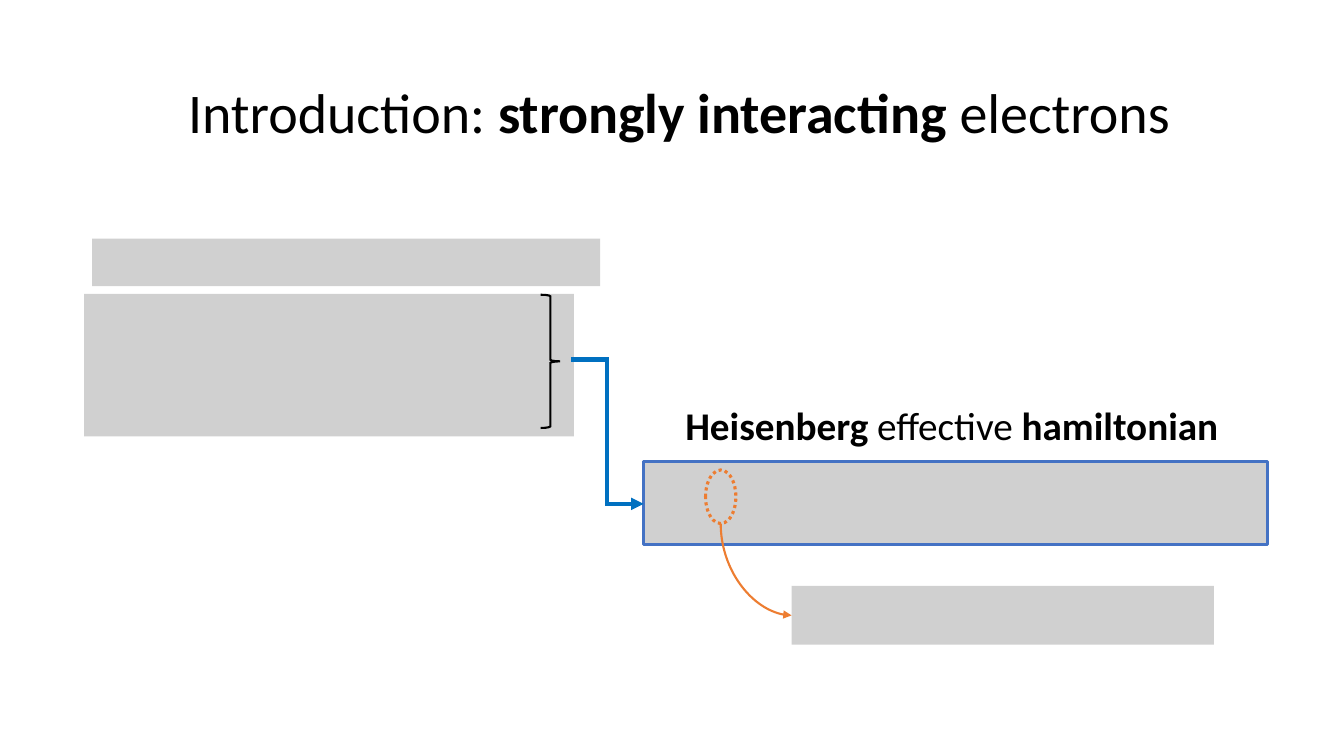
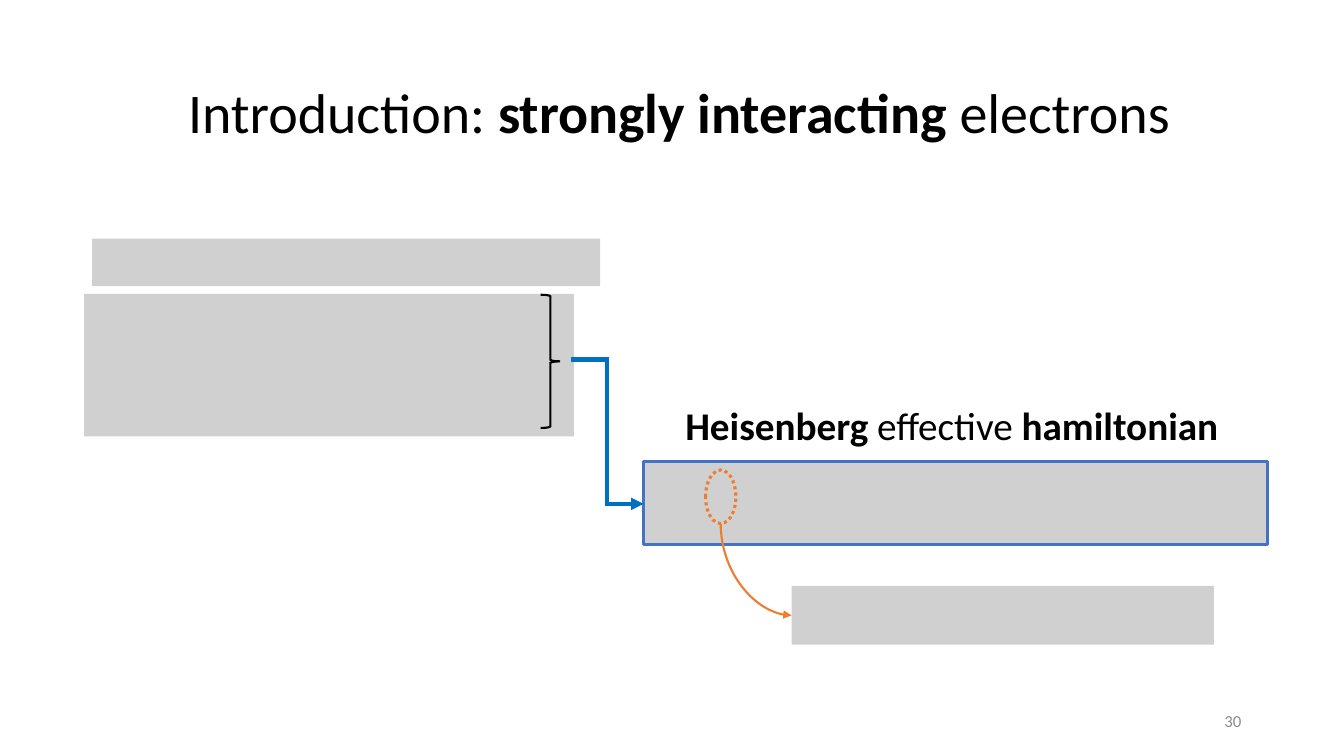
Before and after one commit to davidebernocco/Manybody_physics_project, a slide deck: slide 30 of Ladder_Heisemberg_presentation.pptx (slide 4 before the commit). Drawn at 1344x756 pixels with LibreOffice and Linux fonts; fonts in the diff are those of the drawing; grey boxes stand for pictures. Boxes give left, top, right and bottom in pixels: in the first picture for what was removed or moved away, otherwise in the second. Text is boxed around its words. In the diff, an @@ line names an element or a change of style, - is before the commit and + after.

```diff
--- a/Ladder_Heisemberg_presentation.pptx
+++ b/Ladder_Heisemberg_presentation.pptx
@@ page number added at (1224,716,1241,727), 12 pt, text #8C8C8C @@
+30
```
Also in this commit, not shown: 6 other slides changed.
